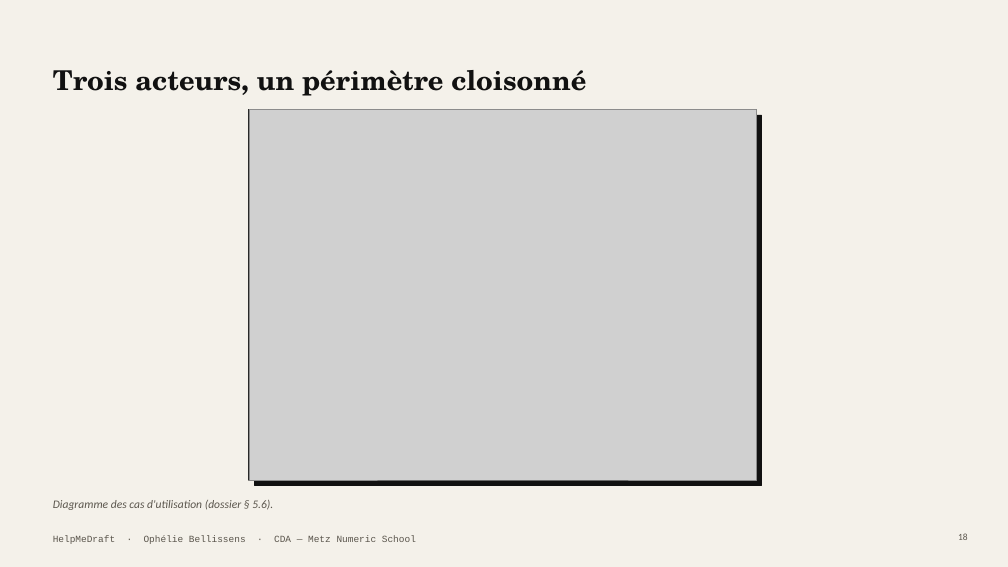
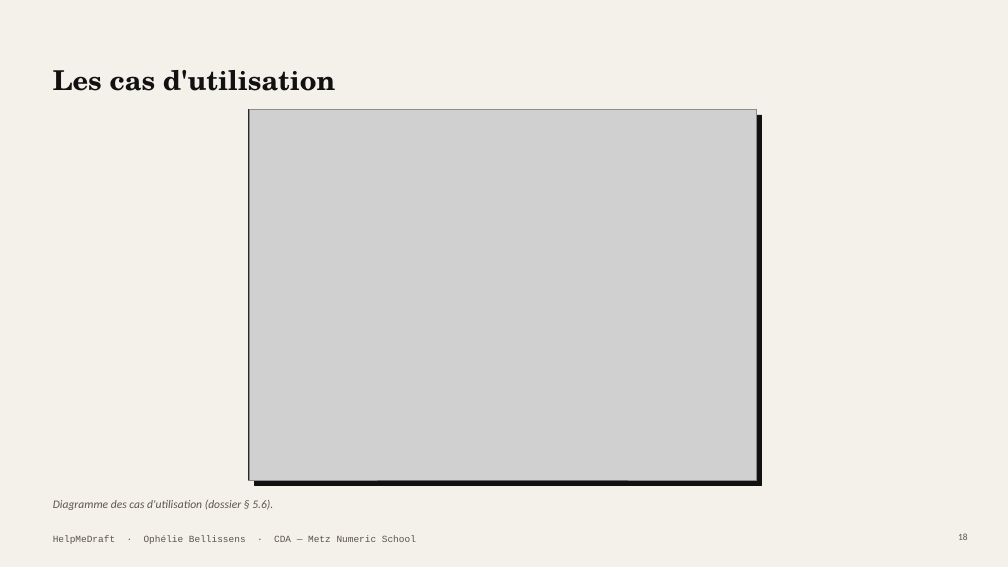
Before and after one commit to Equinoxya/HelpMeDraft---projet-fil-rouge, a slide deck: slide 18 of docs/Soutenance-HelpMeDraft.pptx. Drawn at 1008x567 pixels with LibreOffice and Linux fonts; fonts in the diff are those of the drawing; grey boxes stand for pictures. Boxes give left, top, right and bottom in pixels: in the first picture for what was removed or moved away, otherwise in the second. Text is boxed around its words. In the diff, an @@ line names an element or a change of style, - is before the commit and + after.

```diff
--- a/docs/Soutenance-HelpMeDraft.pptx
+++ b/docs/Soutenance-HelpMeDraft.pptx
@@ title at box(53, 70, 335, 91): text changed @@
-Trois acteurs, un périmètre cloisonné
+Les cas d'utilisation
```
Also in this commit, not shown: 19 other slides changed, 3 other files.
